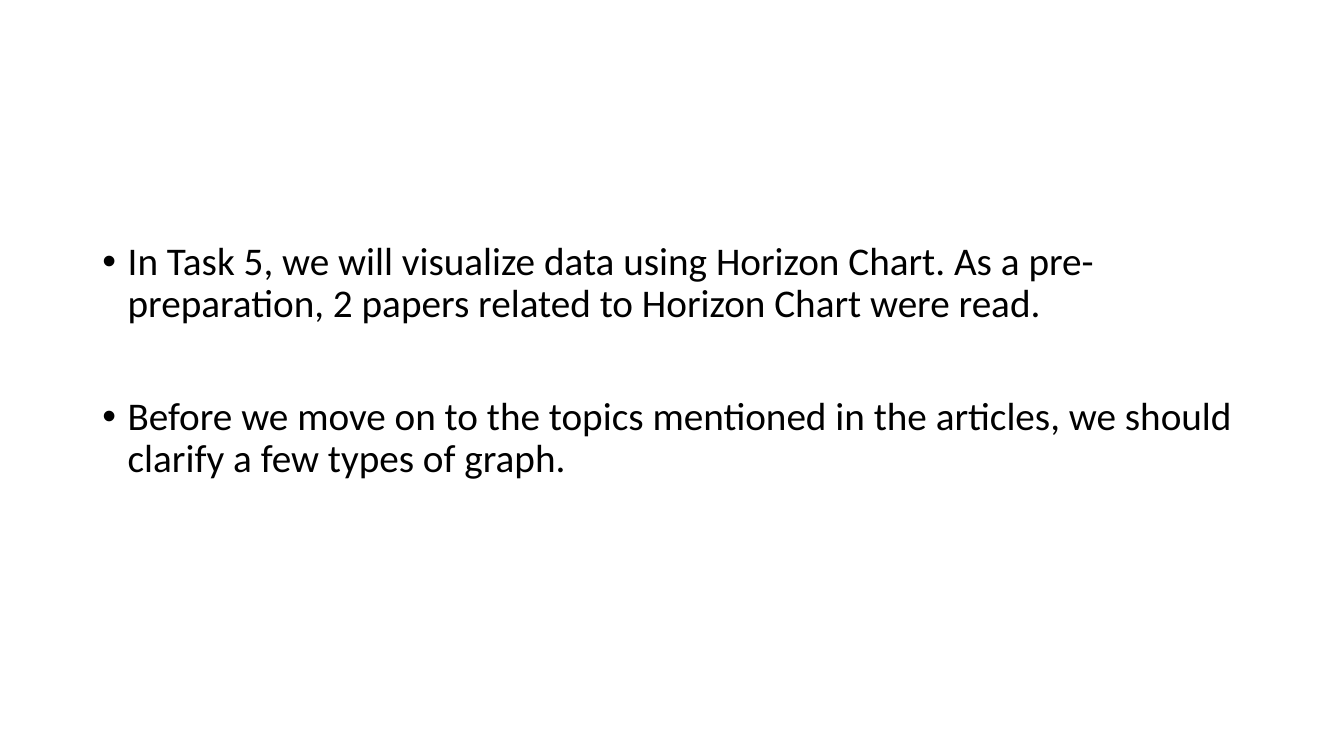
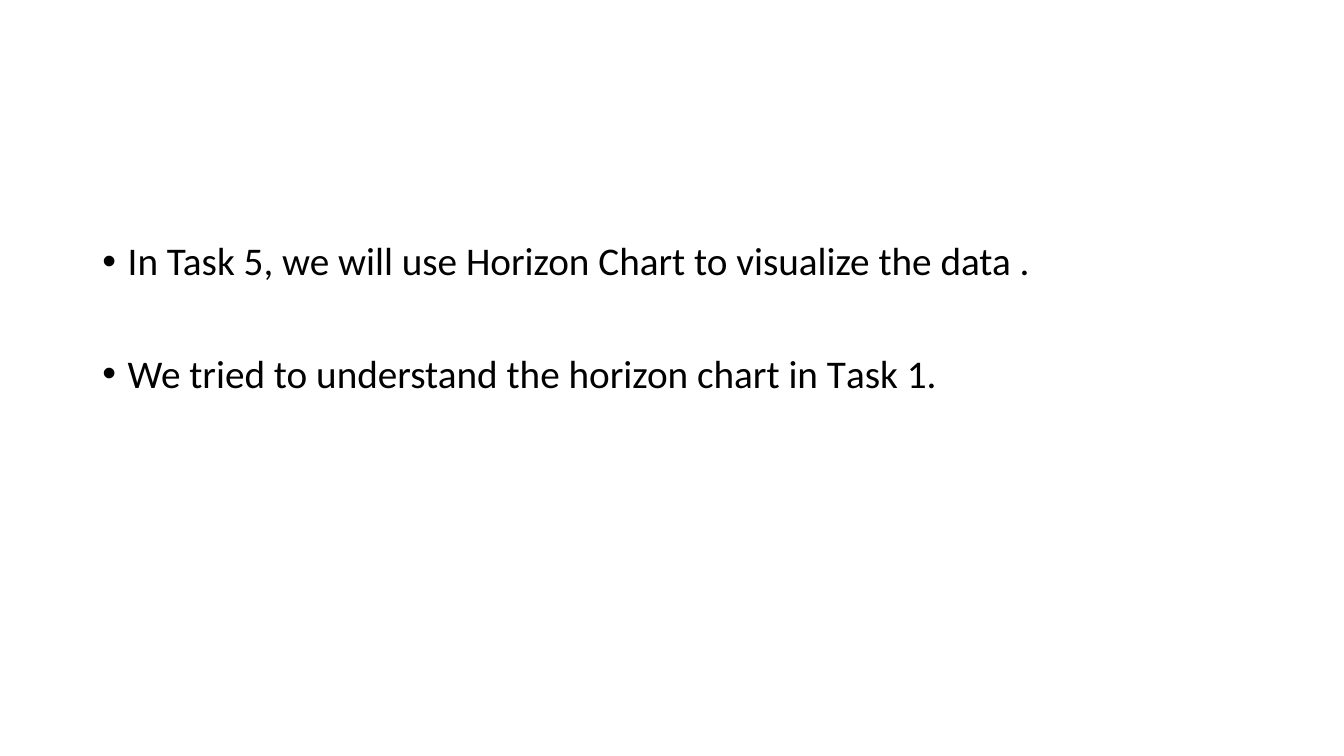
Before and after one commit to Amr0Salah/Data-Visualization, a slide deck: slide 2 of Slides/Task1.pptx. Drawn at 1344x756 pixels with LibreOffice and Linux fonts; fonts in the diff are those of the drawing. Boxes give left, top, right and bottom in pixels: in the first picture for what was removed or moved away, otherwise in the second. Text is boxed around its words. In the diff, an @@ line names an element or a change of style, - is before the commit and + after.

```diff
--- a/Slides/Task1.pptx
+++ b/Slides/Task1.pptx
@@ text at (128, 247, 1011, 389): text changed @@
-• In Task 5, we will visualize data using Horizon Chart. As a pre-preparation, 2 papers related to Horizon Chart were read.
-• Before we move on to the topics mentioned in the articles, we should clarify a few types of graph.
+• In Task 5, we will use Horizon Chart to visualize the data .
+• We tried to understand the horizon chart in Task 1.
```
Also in this commit, not shown: 4 other slides changed, 6 slides added, 1 slide removed, 5 other files.
